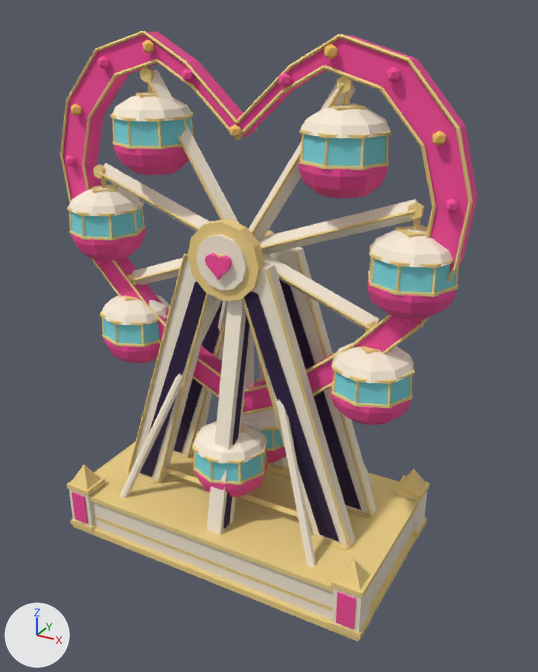
One commit to the glTF model public/models/omg-c/ferris-wheel.glb: the scene before it, then after it.
Camera for both pictures: a 50 mm lens placed at (8.81, -14.84, 13.45), pointed at (0.61, 0.08, 5.99). Arrows for +X, +Y and +Z are at lower left; the lights stay in place. The first picture is the older version. Vertices at exactly the same position are counted once.

Names of what the first picture shows: 'root_mesh', 'swing0_mesh', 'swing1_mesh', 'swing2_mesh', 'swing3_mesh', 'swing4_mesh', 'swing5_mesh', 'swing6_mesh', 'swing7_mesh', 'wheel_mesh'.
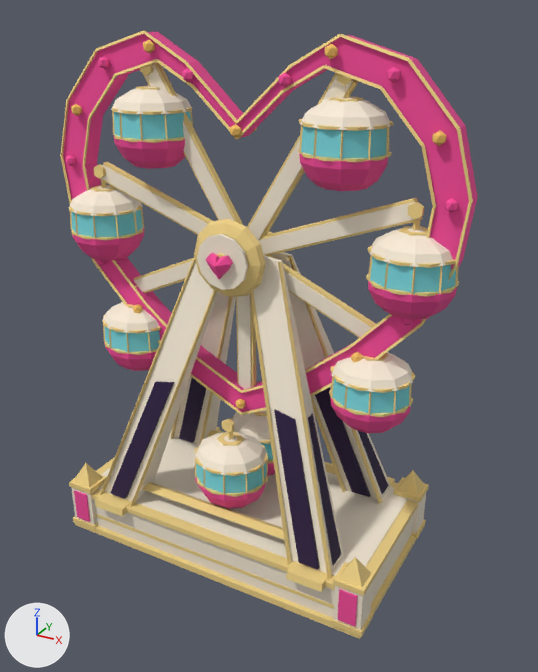
Not drawn themselves, but carrying or shaping drawn objects: ob_pivot_root, ob_pivot_swing0, ob_pivot_swing1, ob_pivot_swing4, ob_pivot_swing5, ob_pivot_swing6, ob_pivot_swing7.

What differs and where, as boxes [x1, y1, x2, y2] in the pictures (538 x 672 px; the box of a moved part takes in the faces that stretch with it):
'root_mesh', reshaped, rescaled
    before: [67, 230, 430, 641]
    after: [69, 231, 429, 639]
'wheel_mesh', reshaped, rescaled
    before: [60, 31, 478, 415]
    after: [60, 30, 478, 415]
'swing1_mesh', rescaled, moved
    before: [299, 76, 391, 198]
    after: [298, 73, 393, 191]
'swing3_mesh', rescaled
    before: [367, 202, 461, 320]
    after: [366, 202, 459, 319]
'swing5_mesh', rescaled, moved
    before: [330, 321, 414, 425]
    after: [329, 352, 415, 433]
'swing0_mesh', rescaled, moved
    before: [110, 66, 193, 175]
    after: [111, 63, 193, 169]
'swing6_mesh', rescaled, moved
    before: [192, 421, 268, 497]
    after: [194, 419, 268, 509]
'swing2_mesh', rescaled
    before: [67, 164, 145, 261]
    after: [69, 164, 144, 261]
'swing4_mesh', rescaled, moved
    before: [100, 273, 170, 363]
    after: [102, 285, 161, 371]
'swing7_mesh', rescaled, moved
    before: [242, 378, 287, 463]
    after: [230, 410, 275, 475]
part 1 of me_mesh_8, added
    after: [236, 296, 256, 387]
part 2 of me_mesh_8, added
    after: [237, 294, 251, 389]
part 3 of me_mesh_8, rebuilt
    before: [205, 253, 232, 280]
    after: [206, 253, 233, 280]
part 4 of me_mesh_8, rebuilt (9% narrower)
    before: [187, 219, 265, 301]
    after: [194, 219, 265, 297]
part 5 of me_mesh_8, rebuilt (mostly hidden afterwards)
    before: [249, 83, 421, 330]
    after: [247, 73, 358, 240]
part 6 of me_mesh_8, rebuilt (mostly hidden afterwards)
    before: [103, 69, 239, 285]
    after: [143, 62, 243, 225]
part 7 of me_mesh_8, moved or reshaped
    before: [60, 31, 478, 415]
    after: [60, 30, 473, 415]
part 8 of me_mesh_9, deleted
    before: [207, 299, 250, 535]
part 9 of me_mesh_9, deleted
    before: [224, 314, 250, 529]
part 10 of me_mesh_9, deleted (mostly hidden)
    before: [258, 254, 288, 468]
part 11 of me_mesh_9, moved or reshaped
    before: [120, 247, 377, 567]
    after: [95, 256, 408, 592]
part 12 of me_mesh_9, recoloured
    before: [128, 252, 373, 549]
    after: [105, 252, 391, 573]

Edits to the bpy script that builds the scene:
```text
Change me_mesh_8:
    used by ob_wheel_mesh; parent = ob_pivot_wheel; location = (0.0, 0.0, -8.05)
    remove me_mesh_8.from_pydata(...)  # 983 vertices, 1572 faces; spans x -5.22..5.22, y -1.27..0.48, z 3.71..12.87
    add me_mesh_8.from_pydata(...)  # 901 vertices, 1454 faces; spans x -5.22..5.22, y -1.44..0.48, z 3.73..12.87
    me_mesh_8 part 1: a new loose piece, a box spanning x -0.23..0.23, y -0.09..0.09, z 3.75..8.05, in mat_paper
    me_mesh_8 part 2: a new loose piece, a box spanning x -0.175..0.175, y -0.12..-0.09, z 3.75..8.05, in mat_paper
    me_mesh_8 part 3: the loose piece of 40 vertices spanning x -0.32..0.32, y -1.27..-1.14, z 7.69..8.27 is rebuilt with 25 vertices and now spans x -0.32..0.32, y -1.44..-1.15, z 7.69..8.26
    me_mesh_8 part 4: the loose piece of 24 vertices spanning x -0.94..0.94, y -1.05..-0.75, z 7.11..8.99 is rebuilt with 60 vertices and now spans x -0.94..0.94, y -1.0..-0.56, z 7.11..8.99
    me_mesh_8 part 5: the loose piece of 20 vertices spanning x -0.18..4.15, y -0.21..0.21, z 6.58..12.04 is rebuilt with 8 vertices and now spans x -0.2..2.63, y -0.09..0.09, z 7.93..12.2
    me_mesh_8 part 6: the loose piece of 20 vertices spanning x -4.15..0.18, y -0.21..0.21, z 6.58..12.04 is rebuilt with 8 vertices and now spans x -2.63..0.2, y -0.09..0.09, z 7.93..12.2
    me_mesh_8 part 7: 40 vertices moved from x -5.18..5.18, y -0.33..-0.25, z 3.75..12.83 to x -5.2..5.16, y -0.32..-0.26, z 3.73..12.81; 295 vertices removed from x -5.22..5.22, y -0.33..0.21, z 3.71..12.83; 200 vertices added at x -5.2..5.2, y -0.32..0.09, z 3.73..12.81
Change me_mesh_9:
    used by ob_root_mesh; parent = ob_pivot_root; location = (0.0, 0.0, 0.0)
    remove me_mesh_9.from_pydata(...)  # 484 vertices, 744 faces; spans x -4.28..4.28, y -2.48..2.48, z 0.0..8.27
    add me_mesh_9.from_pydata(...)  # 412 vertices, 604 faces; spans x -4.28..4.28, y -2.58..2.58, z 0.0..8.27
    me_mesh_9 part 8: the loose piece of 8 vertices spanning x -0.05..0.35, y -2.08..-0.12, z 1.13..7.9 is deleted
    me_mesh_9 part 9: the loose piece of 8 vertices spanning x 0.36..0.4, y -1.91..-0.31, z 1.35..7.4 is deleted
    me_mesh_9 part 10: the loose piece of 8 vertices spanning x -0.05..0.35, y 0.12..2.08, z 1.13..7.9 is deleted
    me_mesh_9 part 11: 96 vertices moved from x -3.42..3.42, y -1.07..1.07, z 1.12..8.04 to x -3.92..3.42, y -2.54..2.54, z 1.12..8.12; 144 vertices removed from x -3.38..3.38, y -2.04..2.04, z 1.06..8.12; 104 vertices added at x -3.92..3.92, y -2.58..2.58, z 1.06..8.04
    me_mesh_9 part 12: 62 kept faces spanning x -3.38..3.38, y -2.34..2.16, z 1.12..8.12 get new vertex colours; the middle colour goes from dark purple #251639 to pale yellow #e3d8c5
    other edits to the shape of me_mesh_9 do not show in these pictures
Change ob_pivot_root:
    ob_pivot_root.scale: (1.02, 0.988, 1.01) -> (1.03, 0.95, 1.01)
Change ob_pivot_swing0:
    ob_pivot_swing0.location: (-2.43, -0.05, 3.88) -> (-2.43, -0.05, 4.03)
Change ob_pivot_swing1:
    ob_pivot_swing1.location: (2.43, -0.05, 3.88) -> (2.43, -0.05, 4.03)
Change ob_pivot_swing4:
    ob_pivot_swing4.location: (-3.33, -0.05, -1.27) -> (-3.33, -0.05, -1.5)
Change ob_pivot_swing5:
    ob_pivot_swing5.location: (3.33, -0.05, -1.27) -> (3.33, -0.05, -1.5)
Change ob_pivot_swing6:
    ob_pivot_swing6.location: (0.0, -0.9, -3.92) -> (0.0, -0.9, -4.3)
Change ob_pivot_swing7:
    ob_pivot_swing7.location: (0.0, 0.9, -3.92) -> (0.0, 0.9, -4.3)
```
